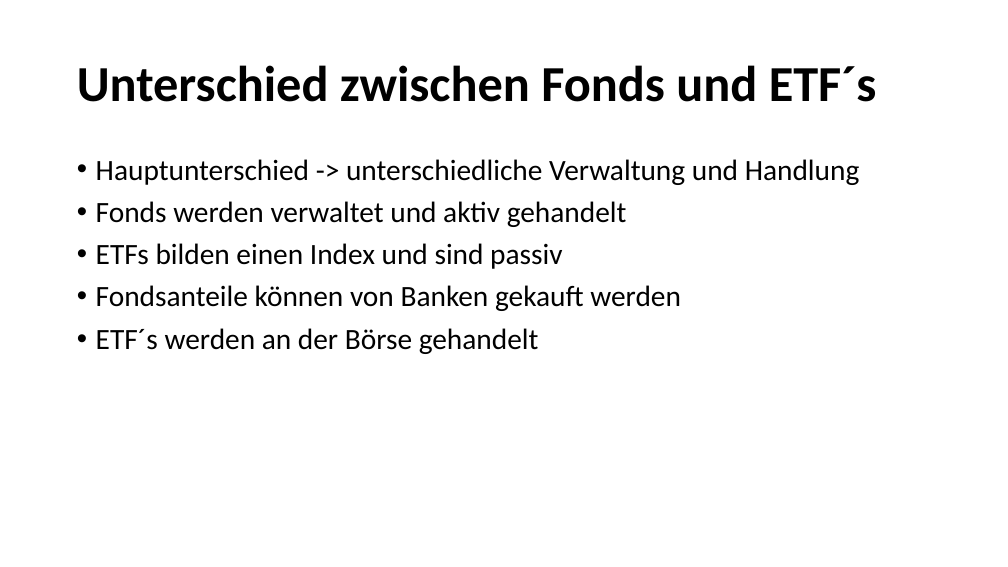
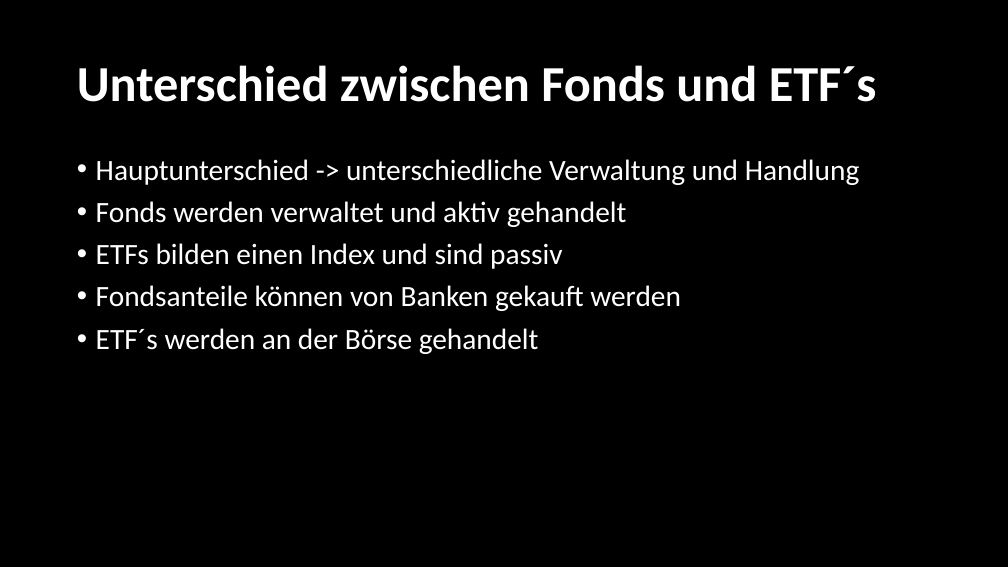
Before and after one commit to AH1M1-Org/School, a slide deck: slide 8 of Betriebwirtschaftslehere/Fonds.odp (slide 7 before the commit). Drawn at 1008x567 pixels with LibreOffice and Linux fonts; fonts in the diff are those of the drawing; background and template pictures are left out. Boxes give left, top, right and bottom in pixels: in the first picture for what was removed or moved away, otherwise in the second. Text is boxed around its words. In the diff, an @@ line names an element or a change of style, - is before the commit and + after.

```diff
--- a/Betriebwirtschaftslehere/Fonds.odp
+++ b/Betriebwirtschaftslehere/Fonds.odp
@@ background #FFFFFF to picture (left out) @@
@@ title "Unterschied zwischen Fonds und ETF´s" at bbox=[77, 65, 877, 102]: text colour #000000 to #FFFFFF @@
@@ text "Hauptunterschied -> unterschiedliche Verwaltung und ..." at bbox=[96, 159, 860, 354]: text colour #000000 to #FFFFFF; bullet colour #000000 to #FFFFFF @@
```
Also in this commit, not shown: 7 other slides changed, 1 slide added, 6 other files.
